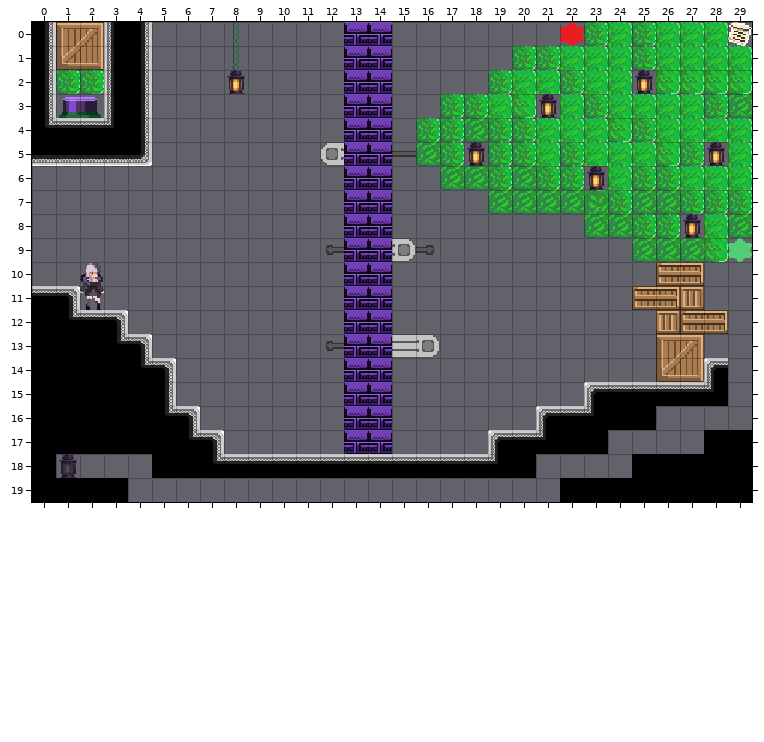
Tiled map: Assets/maps/BookmarkLevels/6 - Random Baelz Seeds/2.tmx. The first picture shows the starting point.
Cells are 16x16 px. Shown: x 0..29, y 0..19.
The result:
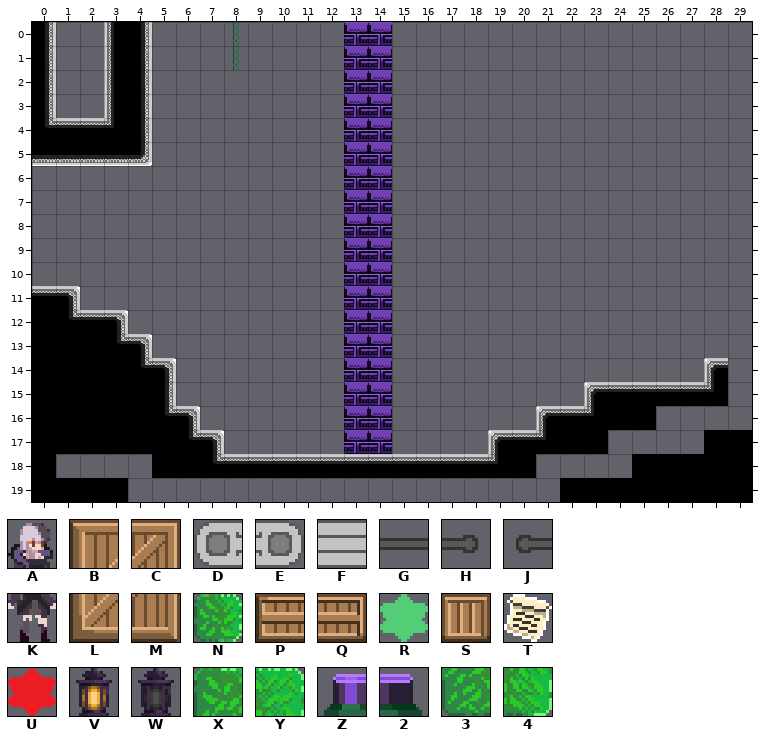
Key: from "PlaceholderSprites": A 0, B 9, C 10, D 11, E 11 flipped left-right, F 12, G 13, H 14, J 14 flipped left-right, K 15, L 24, M 25, N 30, P 39, Q 40, R 42, S 54, T 55, U 57, V 60, W 78, X 81, Y 82, Z 86, 2 87, 3 96, 4 97.
_ is an empty cell.
The exact change:
Layer "bkg_close":
The tile that lay hidden is gone in row 13 at x 15.
Tile G is gone in row 5 at x 15; in row 9 at x 15.
Tile H is gone in row 5 at x 16; in row 9 at x 16; in row 13 at x 16.
Tile J is gone in row 5 at x 12; in row 9 at x 12; in row 13 at x 12.
Layer "ground":
Tile 2 is gone in row 3 at x 2.
Tile 3 is gone in row 3 at x 29; in row 4 at x 18; in row 5 at x 16; in row 6 at x 17 to 18 and 20; in row 7 at x 19 to 22 and 25 to 26; in row 8 at x 23 to 24 and 29.
Tile 3 is gone in row 9 at x 25 to 27.
Tile 4 is gone in row 2 at x 26 to 29; in row 3 at x 20; in row 4 at x 24; in row 5 at x 26; in row 9 at x 28.
Tile A is gone in row 10 at x 2.
Tile B is gone in row 0 at x 1; in row 13 at x 26.
Tile C is gone in row 0 at x 2; in row 13 at x 27.
Tile D is gone in row 5 at x 12.
Tile E is gone in row 9 at x 15; in row 13 at x 16.
Tile F is gone in row 13 at x 15.
Tile K is gone in row 11 at x 2.
Tile L is gone in row 1 at x 1; in row 14 at x 26.
Tile M is gone in row 1 at x 2; in row 14 at x 27.
Tile N is gone in row 0 at x 23 and 25; in row 1 at x 20 to 21 and 25; in row 2 at x 1 to 2, 19 and 22; in row 3 at x 17 to 18, 23 and 28; in row 4 at x 16 to 17, 19 to 20 and 25; in row 5 at x 17, 19 to 20, 22 and 27.
Tile N is gone in row 6 at x 19, 21 to 22 and 25 to 26; in row 7 at x 24 and 27 to 29; in row 8 at x 25 to 26.
Tile P is gone in row 10 at x 26; in row 11 at x 25; in row 12 at x 27.
Tile Q is gone in row 10 at x 27; in row 11 at x 26; in row 12 at x 28.
Tile R is gone in row 9 at x 29.
Tile S is gone in row 11 at x 27; in row 12 at x 26.
Tile T is gone in row 0 at x 29.
Tile U is gone in row 0 at x 22.
Tile V is gone in row 2 at x 8 and 25; in row 3 at x 21; in row 5 at x 18 and 28; in row 6 at x 23; in row 8 at x 27.
Tile W is gone in row 18 at x 1.
Tile X is gone in row 7 at x 23.
Tile Y is gone in row 0 at x 24 and 26 to 28; in row 1 at x 22 to 24 and 26 to 29; in row 2 at x 20 to 21 and 23 to 24; in row 3 at x 19, 22 and 24 to 27; in row 4 at x 21 to 23 and 26 to 29; in row 5 at x 21, 23 to 25 and 29.
Tile Y is gone in row 6 at x 24 and 27 to 29; in row 8 at x 28.
Tile Z is gone in row 3 at x 1.
